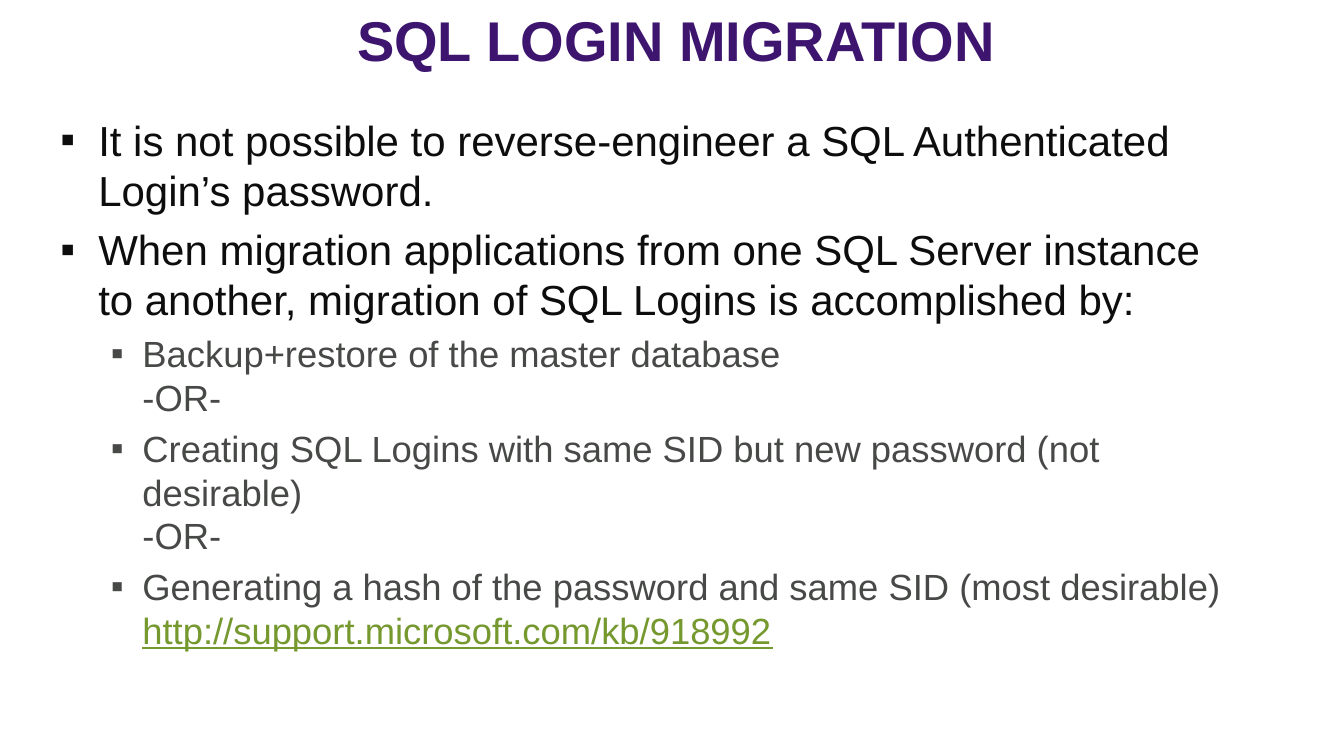
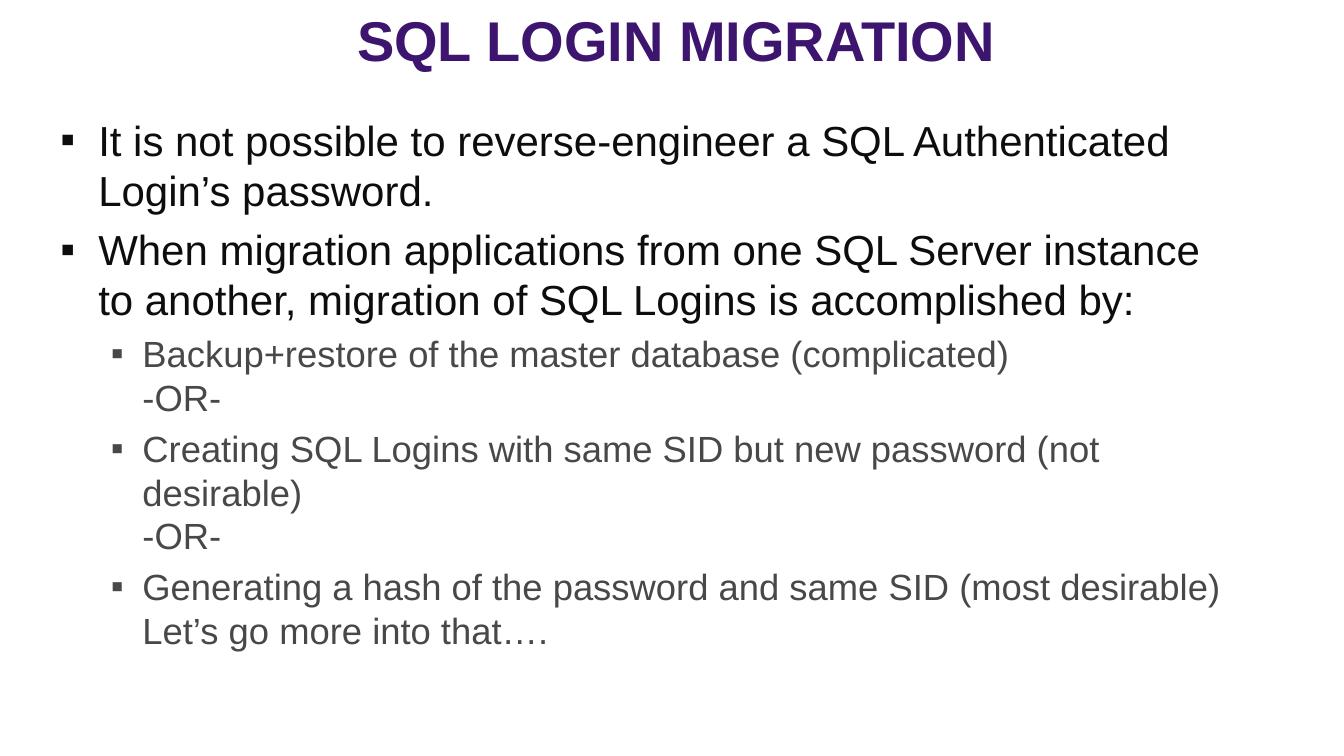
Before and after one commit to williamadba/Public-Presentations, a slide deck: slide 21 of SQLSat Dallas 2019/SQLSat Dallas 2019 SQL Security Principals and Permissions 101.pptx. Drawn at 1344x756 pixels with LibreOffice and Linux fonts; fonts in the diff are those of the drawing. Boxes give left, top, right and bottom in pixels: in the first picture for what was removed or moved away, otherwise in the second. Text is boxed around its words. In the diff, an @@ line names an element or a change of style, - is before the commit and + after.

```diff
--- a/SQLSat Dallas 2019/SQLSat Dallas 2019 SQL Security Principals and Permissions 101.pptx
+++ b/SQLSat Dallas 2019/SQLSat Dallas 2019 SQL Security Principals and Permissions 101.pptx
@@ text at (142,340,1008,412): text changed @@
-  ▪ Backup+restore of the master database
-    -OR-
+  ▪ Backup+restore of the master database (complicated)
+    -OR-
@@ text at (142,573,1220,651): text changed @@
-  ▪ Generating a hash of the password and same SID (most desirable) http://support.microsoft.com/kb/918992
+  ▪ Generating a hash of the password and same SID (most desirable)
+    Let’s go more into that….
```
Also in this commit, not shown: 7 other slides changed, 1 slide added, 5 other files.
